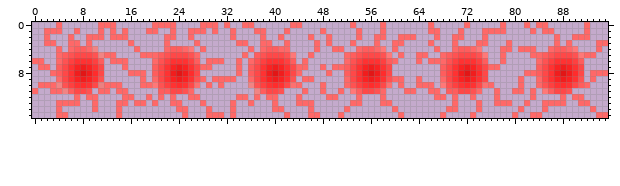
Edited in one commit: sprite sheet (res/objects/deadlyobj/graphics.png). Above is the file before it was changed.
The file is 96x16 pixels. Colours within 5 levels of each other are drawn and written as one.
The result:
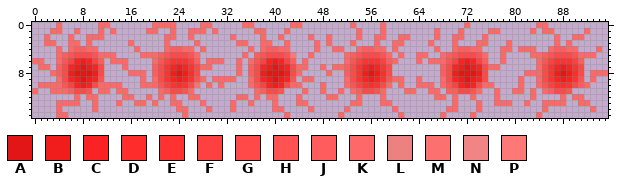
Palette (. is transparent): A #e21616  B #f11d1d  C #fa2222  D #ff2c2c  E #ff3232  F #ff4040  G #ff4848  H #ff5252  J #ff5d5d  K #ff6868  L #eb8181  M #fd7070  N #f18484  P #ff7878
The edit:
y 0: x 13 K -> .; x 30 K -> .; x 32 K -> .; x 66 K -> .; x 78 K -> .; x 82 K -> .; x 92 K -> .
y 1: x 2 K -> .; x 15 K -> .; x 33 K -> .; x 48 K -> .; x 66 K -> .; x 75 K -> .; x 78 K -> .
y 2: x 13..15 KKK -> ...; x 63 K -> .; x 92 K -> .
y 3: x 94..95 KK -> ..
y 4: x 10 N -> K; x 26 P -> K; x 58 P -> K; x 74 P -> K; x 90 P -> K
y 5: x 11 N -> K; x 59 P -> K; x 75 P -> K; x 91 P -> K
y 6: x 7..9 EEE -> CBC; x 39..41 EEE -> CBC; x 71..73 EEE -> CBC
y 7: x 6..10 ECBCE -> CBABC; x 38..42 ECBCE -> CBABC; x 70..74 ECBCE -> CBABC; x 84 J -> K
y 8: x 6..7 EB -> BA; x 9..10 BD -> AB; x 38..39 EB -> BA; x 41..42 BD -> AB; x 70..71 EB -> BA; x 73..74 BD -> AB; x 84 J -> K
y 9: x 6..10 ECBCE -> CBABC; x 38..42 ECBCE -> CBABC; x 70..74 ECBCE -> CBABC
y 10: x 4 N -> K; x 7..9 EDE -> CBC; x 11 L -> K; x 20 P -> K; x 36 N -> K; x 39..41 EDE -> CBC; x 43 M -> K; x 59 M -> K; x 68 P -> K; x 71..73 EDE -> CBC; x 75 M -> K
y 11: x 5 N -> K; x 21 J -> K; x 37 N -> K; x 53 P -> K; x 85 P -> K
y 13: x 15 K -> .; x 46 K -> .
y 14: x 14 K -> .; x 81 K -> .
y 15: x 14 K -> .; x 29..31 KKK -> ...; x 33 K -> .; x 46..47 KK -> ..; x 80 K -> .; x 83 K -> .; x 94..95 KK -> ..
